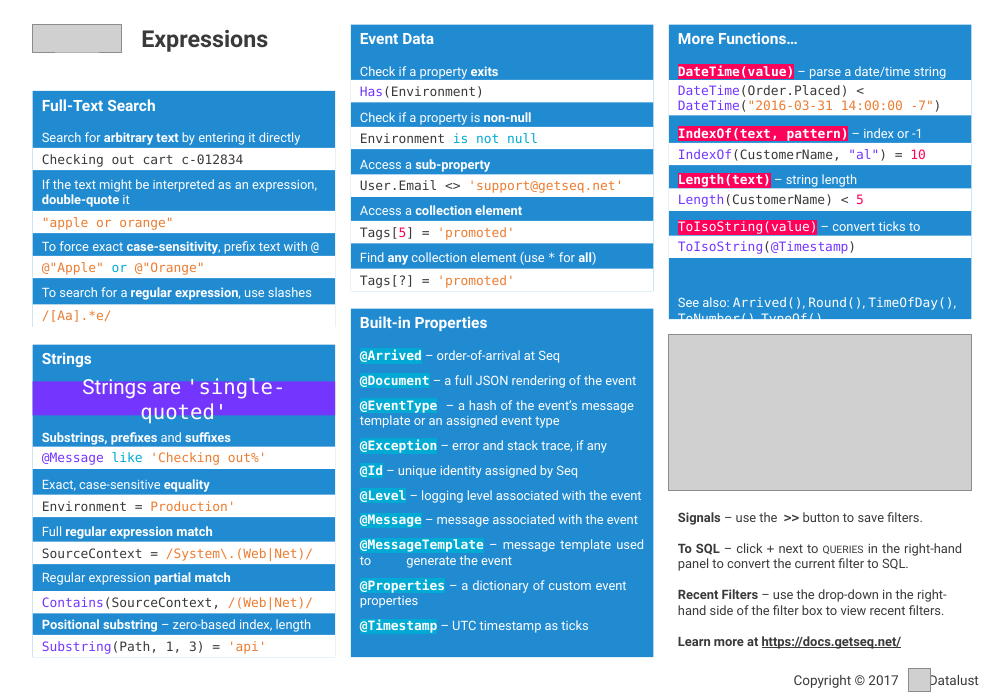
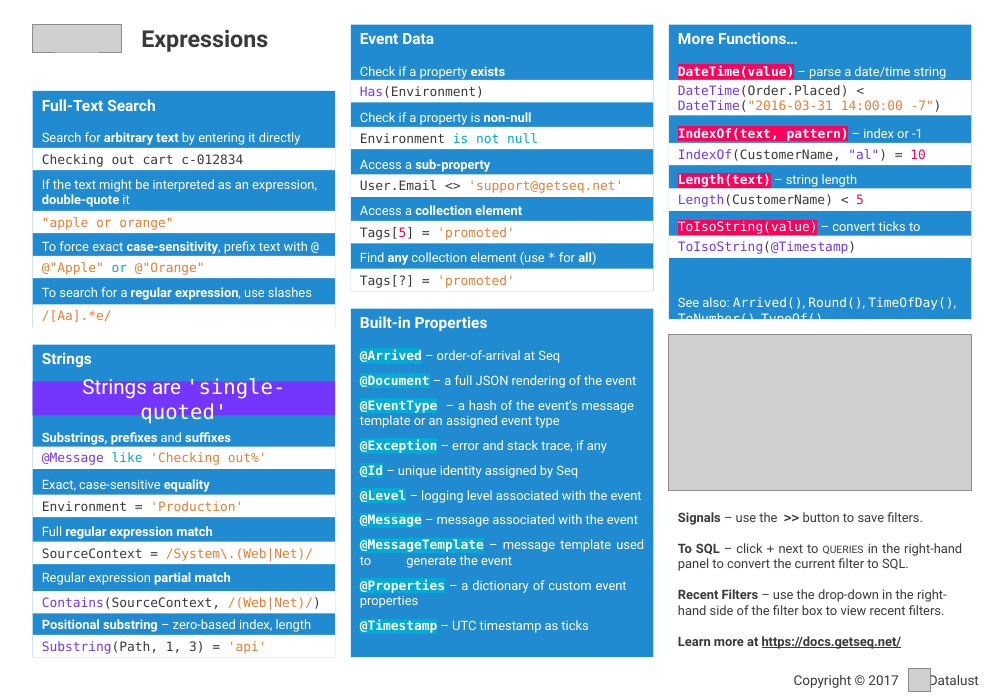
Before and after one commit to datalust/seq-cheat-sheets, a slide deck: slide 1 of src/seq-cheat-sheets.pptx. Drawn at 1008x698 pixels with LibreOffice and Linux fonts; fonts in the diff are those of the drawing; grey boxes stand for pictures; background and template pictures are left out. Boxes give left, top, right and bottom in pixels: in the first picture for what was removed or moved away, otherwise in the second. Text is boxed around its words. In the diff, an @@ line names an element or a change of style, - is before the commit and + after.

```diff
--- a/src/seq-cheat-sheets.pptx
+++ b/src/seq-cheat-sheets.pptx
@@ text in rectangle at (360,66,506,79): text changed @@
-Check if a property exits
+Check if a property exists
@@ text in rectangle at (42,501,243,511): text changed @@
-Environment = Production'
+Environment = 'Production'
@@ text in rectangle at (42,597,321,610): text changed @@
-Contains(SourceContext, /(Web|Net)/
+Contains(SourceContext, /(Web|Net)/)
```
Also in this commit, not shown: 1 other file.
